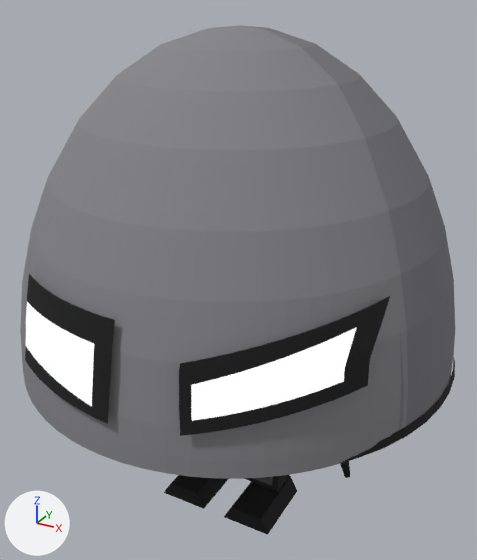
The glTF model public/assets/characters/Shift_Rigged.glb as it was, and as the next commit left it.
One viewpoint serves both versions: a 50 mm lens placed at (0.847, -1.547, 1.507), pointed at (-0.001, -0.007, 0.737). Every picture has the same lights, and +X, +Y and +Z are marked at lower left. The older version comes first. Vertices at exactly the same position are counted once.

The scene before the commit, as lines of its bpy script (objects in view):
```python
me_shift_skinned_line_art = bpy.data.meshes.new('Shift skinned line-art')
me_shift_skinned_line_art.from_pydata(...)  # 2184 vertices, 3748 faces; spans x -0.624..0.624, y -0.66..0.623, z 0.381..1.807
# faces by material slot: [720, 1200, 696, 12, 12, 532, 576]
me_shift_skinned_line_art.materials.append(mat_shift_dome_graphite)  # grey #85858a
me_shift_skinned_line_art.materials.append(mat_shift_dome_side)  # grey #77777d
me_shift_skinned_line_art.materials.append(mat_shift_ink_outline)  # black #161618
me_shift_skinned_line_art.materials.append(mat_shift_body_graphite)  # dark grey #4e4d52
me_shift_skinned_line_art.materials.append(mat_shift_control_light)  # grey #aaa9a6
me_shift_skinned_line_art.materials.append(mat_shift_limb_black)  # black #18181b
me_shift_skinned_line_art.materials.append(mat_shift_eyes_2d_emission)
ob_shift_mesh = bpy.data.objects.new('Shift.mesh', me_shift_skinned_line_art)
ob_shift_mesh.location = (0.0, 0.0, -0.381)
```
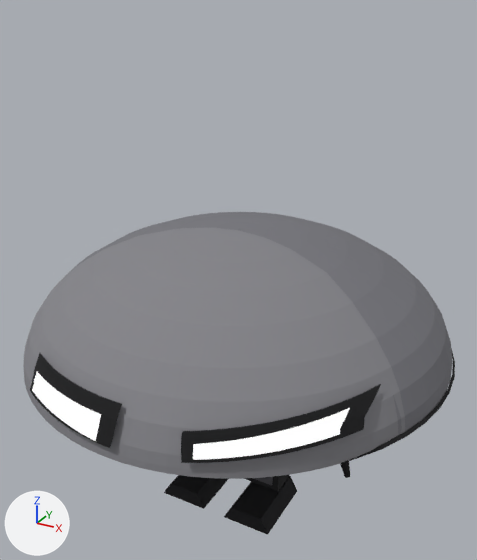
Commit message: S2.2: reshape Shift head as a shallow circular wok cap

Boxes [x1, y1, x2, y2] around the edits, measured in the pictures (477 x 560 px; the box of a moved part takes in the faces that stretch with it):
```json
{"object": "Shift.mesh", "change": "reshaped", "before": [20, 25, 455, 535], "after": [23, 212, 455, 535], "on screen": "37% shorter"}
{"part": 1, "of": "me_shift_skinned_line_art", "change": "moved or reshaped", "before": [20, 26, 408, 475], "after": [23, 228, 405, 475]}
{"part": 2, "of": "me_shift_skinned_line_art", "change": "moved or reshaped", "before": [214, 25, 455, 430], "after": [73, 212, 452, 435]}
{"part": 3, "of": "me_shift_skinned_line_art", "change": "moved or reshaped", "before": [341, 356, 455, 463], "after": [342, 348, 455, 463], "on screen": "mostly hidden"}
{"part": 4, "of": "me_shift_skinned_line_art", "change": "moved or reshaped", "before": [25, 274, 115, 424], "after": [30, 353, 122, 448]}
{"part": 5, "of": "me_shift_skinned_line_art", "change": "moved or reshaped", "before": [179, 296, 390, 436], "after": [181, 384, 381, 463]}
{"part": 6, "of": "me_shift_skinned_line_art", "change": "moved or reshaped", "before": [26, 302, 94, 406], "after": [32, 372, 102, 441]}
{"part": 7, "of": "me_shift_skinned_line_art", "change": "moved or reshaped", "before": [191, 327, 357, 421], "after": [193, 408, 350, 460]}
```

The change, as JSON lines over the scene's bpy script:
```json
{"block": "me_shift_skinned_line_art", "where": "# used by ob_shift_mesh; location = (0.0, 0.0, -0.381)"}
{"op": "remove", "block": "me_shift_skinned_line_art", "code": "me_shift_skinned_line_art.from_pydata(...)  # 2184 vertices, 3748 faces; spans x -0.624..0.624, y -0.66..0.623, z 0.381..1.807"}
{"op": "add", "block": "me_shift_skinned_line_art", "code": "me_shift_skinned_line_art.from_pydata(...)  # 2184 vertices, 3748 faces; spans x -0.624..0.624, y -0.66..0.623, z 0.381..1.27"}
{"block": "me_shift_skinned_line_art", "change": "me_shift_skinned_line_art part 1: the loose piece of 407 vertices spanning x -0.605..0.605, y -0.636..-0.008, z 0.926..1.807 is scaled about its middle by (1, 1, 0.391), then moved by (0.0, 0.0, -0.268)"}
{"block": "me_shift_skinned_line_art", "change": "me_shift_skinned_line_art part 2: the loose piece of 671 vertices spanning x -0.615..0.615, y -0.615..0.615, z 0.926..1.807 is scaled about its middle by (1, 1, 0.391), then moved by (0.0, 0.0, -0.268)"}
{"block": "me_shift_skinned_line_art", "change": "me_shift_skinned_line_art part 3: the loose piece of 98 vertices spanning x -0.624..0.624, y -0.623..0.623, z 0.927..0.949 is scaled about its middle by (1, 1, 0.391), then moved by (0.0, 0.0, -0.007)"}
{"block": "me_shift_skinned_line_art", "change": "me_shift_skinned_line_art part 4: the loose piece of 169 vertices spanning x -0.279..0.037, y -0.648..-0.526, z 1.032..1.276 is scaled about its middle by (1, 1, 0.391), then moved by (0.0, 0.0, -0.139)"}
{"block": "me_shift_skinned_line_art", "change": "me_shift_skinned_line_art part 5: the loose piece of 169 vertices spanning x 0.186..0.512, y -0.615..-0.263, z 1.04..1.288 is scaled about its middle by (1, 1, 0.391), then moved by (0.0, 0.0, -0.145)"}
{"block": "me_shift_skinned_line_art", "change": "me_shift_skinned_line_art part 6: the loose piece of 169 vertices spanning x -0.244..0.004, y -0.66..-0.575, z 1.075..1.232 is scaled about its middle by (1, 1, 0.391), then moved by (0.0, 0.0, -0.138)"}
{"block": "me_shift_skinned_line_art", "change": "me_shift_skinned_line_art part 7: the loose piece of 169 vertices spanning x 0.22..0.476, y -0.614..-0.367, z 1.087..1.251 is scaled about its middle by (1, 1, 0.391), then moved by (0.0, 0.0, -0.148)"}
```
